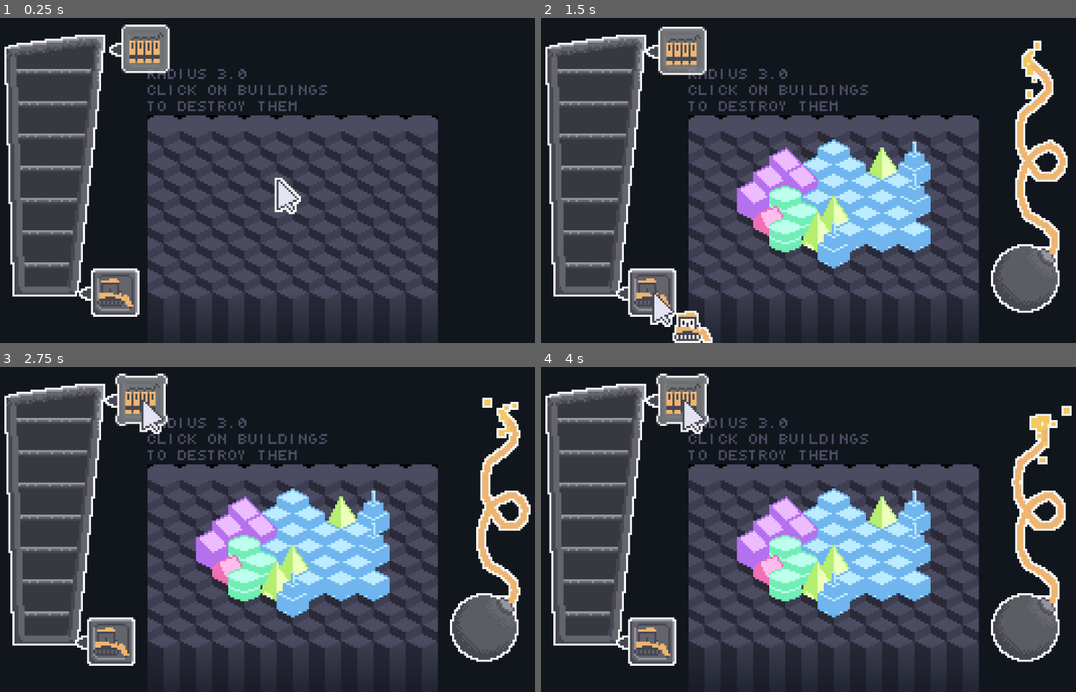
Above: before the commit, frames 1-4 (two rows, left to right).
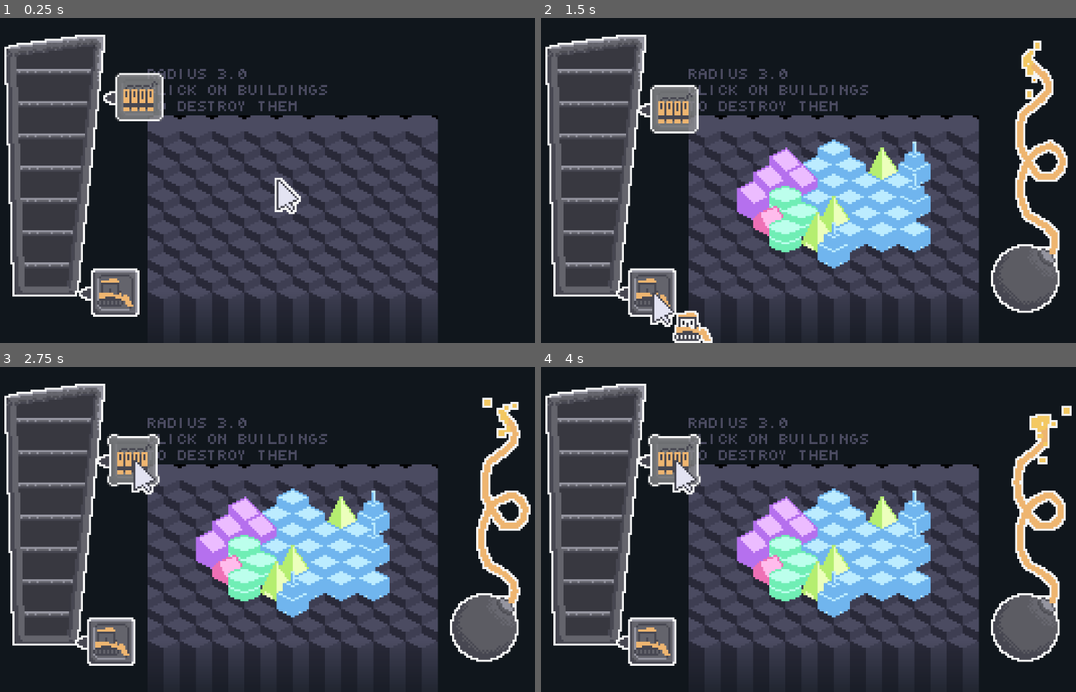
Above: after the commit, the same moments.

Repository: mudziok/destruction
Game: Godot game, scene res://main.tscn
Two runs of this game, one before a commit and one after it. Both use one fixed random seed, a clock stepped at 60 frames per second and the inputs below.
Inputs (mouse positions are in pixels of both pictures, inside the frame that each line leads up to; where the layout moved, square brackets give the same spot in the first picture):
- Up to frame 1 (0.25 s): no input
- Up to frame 2 (1.5 s): click (680, 102) [685, 50] at 0.5 s; click (653, 291) at 1.25 s
- Up to frame 3 (2.75 s): click (133, 461) [139, 399] at 2 s
- Up to frame 4 (4 s): click (653, 640) at 2.75 s; click (674, 461) [680, 399] at 3.5 s

The runs differ from the first frame. In frame 1, 2.8% of the frame differs, in the area x 19-32%, y 2-32%; in frame 2, 2.9%; in frame 3, 3.3%, in the area x 18-32%, y 2-40%; in frame 4, 3.3%.

Commit message:
fix: rockets bug

Diff:
--- a/scenes/ui.tscn
+++ b/scenes/ui.tscn
@@ -155,11 +155,11 @@
 [node name="Meteorite" parent="DestructionPoints" instance=ExtResource("3_ykfnh")]
 material = SubResource("ShaderMaterial_8onra")
 layout_mode = 0
-offset_left = 59.0
-offset_top = -7.0
-offset_right = 83.0
-offset_bottom = 17.0
-cost = 100
+offset_left = 55.0
+offset_top = 14.0
+offset_right = 79.0
+offset_bottom = 38.0
+cost = 75
 wait_time = 2.0
 
 [node name="Dynamite" type="Sprite2D" parent="DestructionPoints/Meteorite"]
--- a/tile_map_layer.gd
+++ b/tile_map_layer.gd
@@ -147,11 +147,10 @@
 	var mouse_position = get_local_mouse_position()
 	var removed_cell = local_to_map(mouse_position)
 
-	if get_cell_atlas_coords(removed_cell).x == -1:
+	if get_cell_atlas_coords(removed_cell).x == -1 and brush != 'rockets':
 		return
 
 	can_destroy = false
-
 	var groups = []
 	if brush == 'bulldozer':
 		groups = get_surroundings_of_color([removed_cell])
